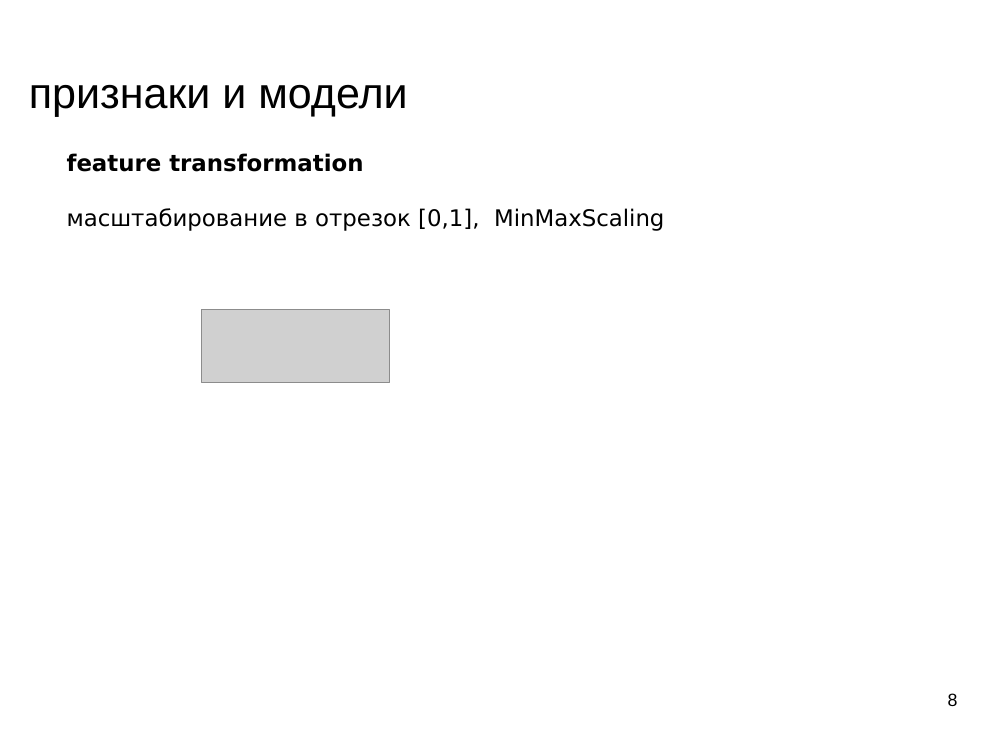
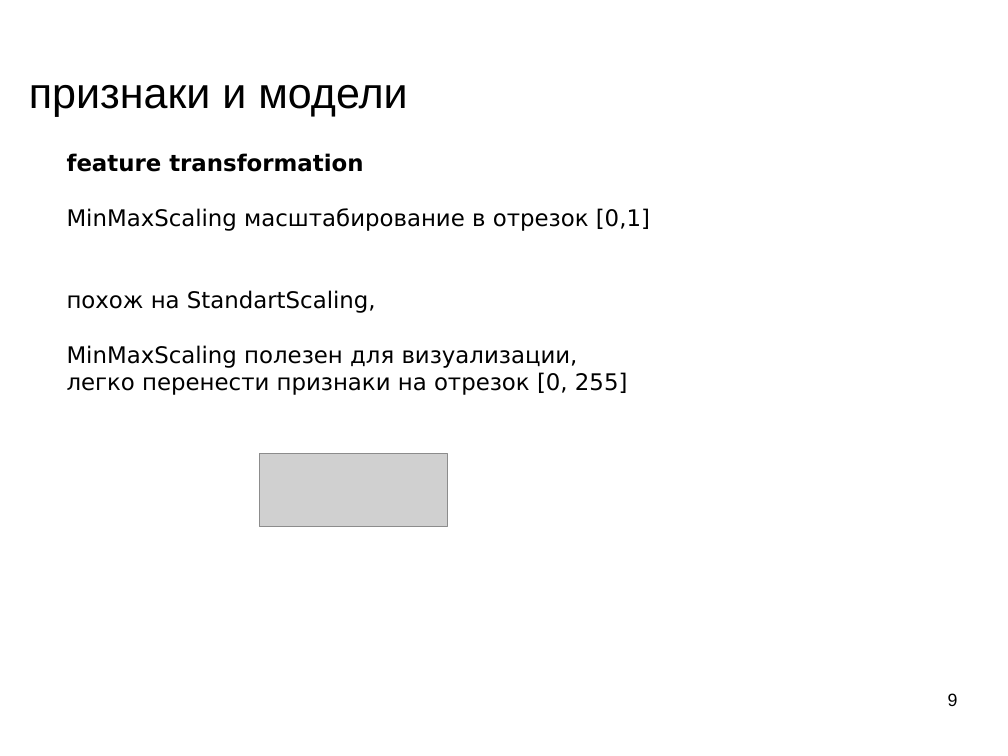
Before and after one commit to mechanoid5/ml_lectorium_legacy, a slide deck: slide 9 of 12-fetch-anomal.odp (slide 8 before the commit). Drawn at 1008x756 pixels with LibreOffice and Linux fonts; fonts in the diff are those of the drawing; grey boxes stand for pictures; background and template pictures are left out. Boxes give left, top, right and bottom in pixels: in the first picture for what was removed or moved away, otherwise in the second. Text is boxed around its words. In the diff, an @@ line names an element or a change of style, - is before the commit and + after.

```diff
--- a/12-fetch-anomal.odp
+++ b/12-fetch-anomal.odp
@@ text at [67, 208, 650, 395]: text changed @@
-масштабирование в отрезок [0,1], MinMaxScaling
+MinMaxScaling масштабирование в отрезок [0,1]
+похож на StandartScaling,
+MinMaxScaling полезен для визуализации,
+легко перенести признаки на отрезок [0, 255]
@@ picture: place and size @@
-picture at [201, 310, 390, 383]
+picture at [259, 454, 447, 527]
@@ page number at [948, 693, 958, 706]: text changed @@
-8
+9
```
Also in this commit, not shown: 11 other slides changed, 2 slides added, 1 slide removed.
